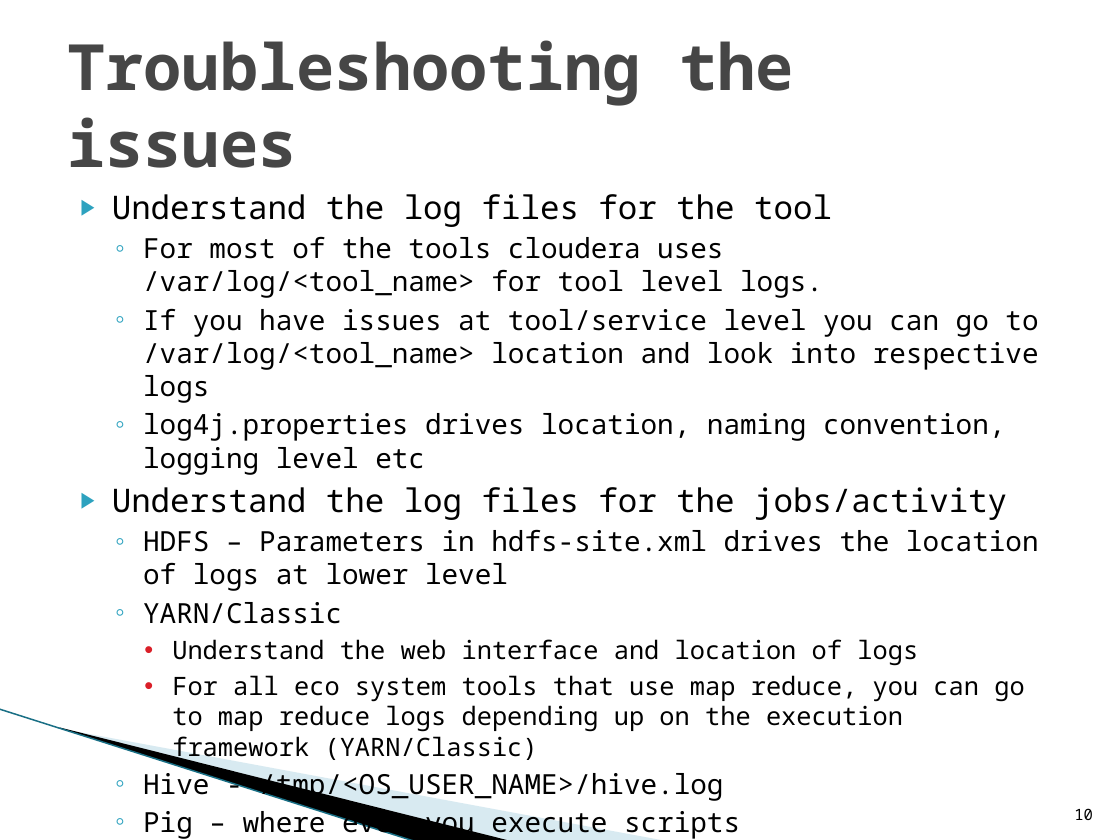
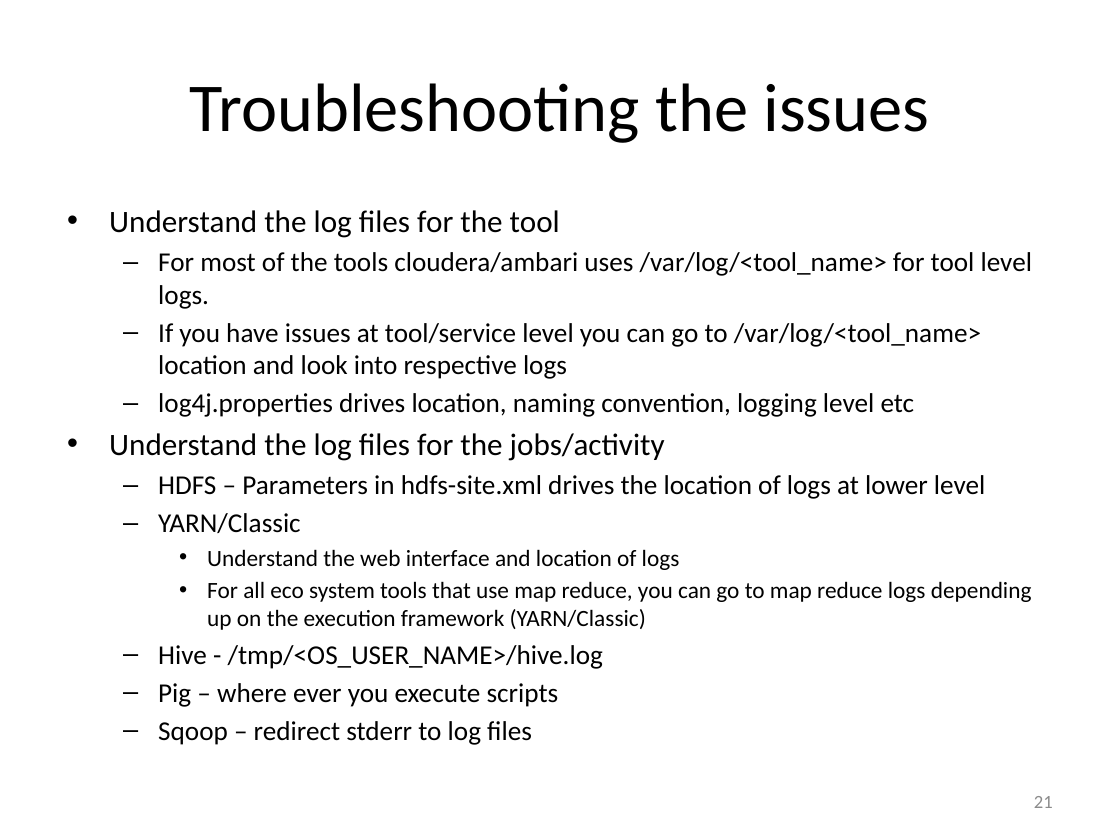
Before and after one commit to dgadiraju/code, a slide deck: slide 21 of hadoop/administration/cloudera/ppts/15DayToDayOperations.pptx (slide 10 before the commit). Drawn at 1120x840 pixels with LibreOffice and Linux fonts; fonts in the diff are those of the drawing; background and template pictures are left out. Boxes give left, top, right and bottom in pixels: in the first picture for what was removed or moved away, otherwise in the second. Text is boxed around its words. In the diff, an @@ line names an element or a change of style, - is before the commit and + after.

```diff
--- a/hadoop/administration/cloudera/ppts/15DayToDayOperations.pptx
+++ b/hadoop/administration/cloudera/ppts/15DayToDayOperations.pptx
@@ title "Troubleshooting the issues" at bbox=[189, 83, 930, 143]: size 41 to 44 pt, font Noto Sans Mono to Calibri, text colour #464646 to #000000, bold off; alignment left to centre @@
@@ text "Understand the log files for ...": place and size @@
-text "Understand the log files for ..." at bbox=[112, 194, 1039, 840]
+text "Understand the log files for ..." at bbox=[109, 210, 1032, 745]
@@ text at bbox=[109, 210, 1032, 745]: size 20.9 to 20 pt in "Understand the log files for the tool", "Understand the log files for the jobs/activity"; font Noto Sans Mono to Calibri in "Understand the log files for the tool", "If you have issues at tool/service level ...", "log4j.properties drives location, naming convention, logging ...", "Understand the log files for the jobs/activity" and 7 more places; size 17.8 to 17.5 pt in "If you have issues at tool/service level ...", "log4j.properties drives location, naming convention, logging ...", "HDFS – Parameters in hdfs-site.xml drives the ...", "YARN/Classic" and 3 more places; size 16.3 to 15 pt in "Understand the web interface and location of ...", "For all eco system tools that use ..."; bullet ▶ to •; bullet ◦ to –; indent changed @@
@@ text at bbox=[158, 252, 1032, 309]: text changed; size 17.8 to 17.5 pt; font Noto Sans Mono to Calibri @@
-  ◦ For most of the tools cloudera uses /var/log/<tool_name> for tool level logs.
+  – For most of the tools cloudera/ambari uses /var/log/<tool_name> for tool level logs.
@@ freeform shape removed at bbox=[87, 613, 553, 790] @@
@@ freeform shape removed at bbox=[0, 709, 459, 812] @@
@@ line removed from (0, 709) to (416, 840) @@
@@ page number added at bbox=[1034, 796, 1053, 808], 12 pt, text #8C8C8C @@
+21
@@ page number removed at bbox=[1074, 808, 1093, 820] @@
-10
```
Also in this commit, not shown: 10 other slides changed, 11 slides added, 3 slides removed, 25 other files.
